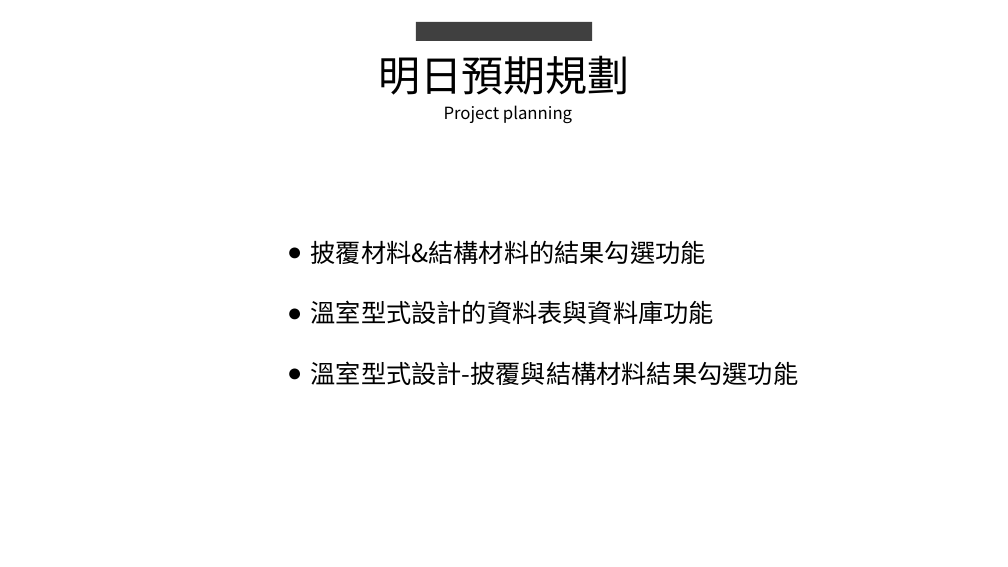
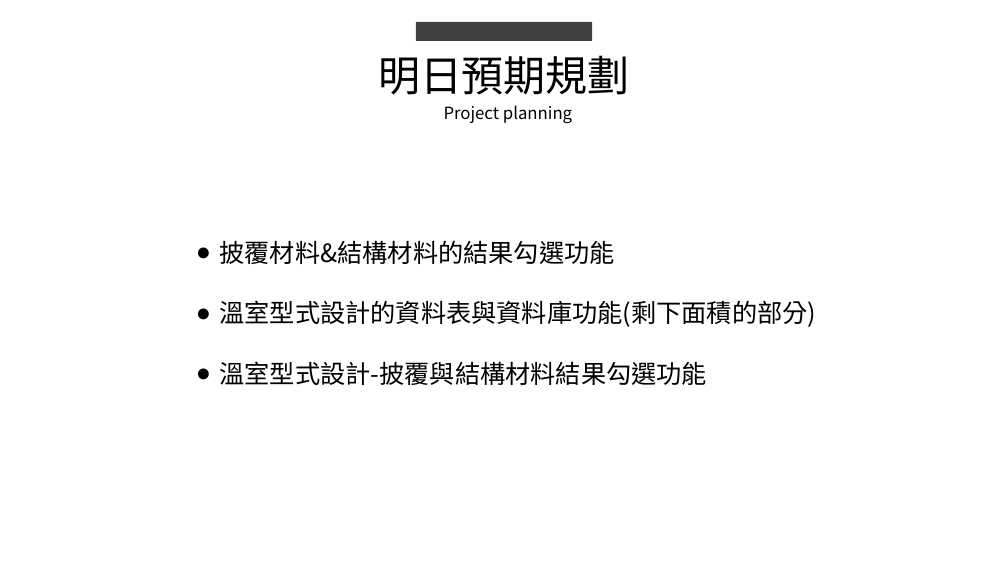
Before and after one commit to king637324/KnowledgeGreenhouseSystem, a slide deck: slide 5 of 工作日報_葉柏漢/2021.08/2021.08.16(加班)~2021.08.17工作日報_葉柏漢.pptx (slide 4 before the commit). Drawn at 1008x567 pixels with LibreOffice and Linux fonts; fonts in the diff are those of the drawing. Boxes give left, top, right and bottom in pixels: in the first picture for what was removed or moved away, otherwise in the second. Text is boxed around its words. In the diff, an @@ line names an element or a change of style, - is before the commit and + after.

```diff
--- a/工作日報_葉柏漢/2021.08/2021.08.16(加班)~2021.08.17工作日報_葉柏漢.pptx
+++ b/工作日報_葉柏漢/2021.08/2021.08.16(加班)~2021.08.17工作日報_葉柏漢.pptx
@@ text "披覆材料&結構材料的結果勾選功能": place and size @@
-text "披覆材料&結構材料的結果勾選功能" at (311,240,799,385)
+text "披覆材料&結構材料的結果勾選功能" at (220,240,817,385)
@@ text at (220,300,817,327): text changed @@
-● 溫室型式設計的資料表與資料庫功能
+● 溫室型式設計的資料表與資料庫功能(剩下面積的部分)
```
Also in this commit, not shown: 1 other slide changed, 1 slide added, 9 other files.
